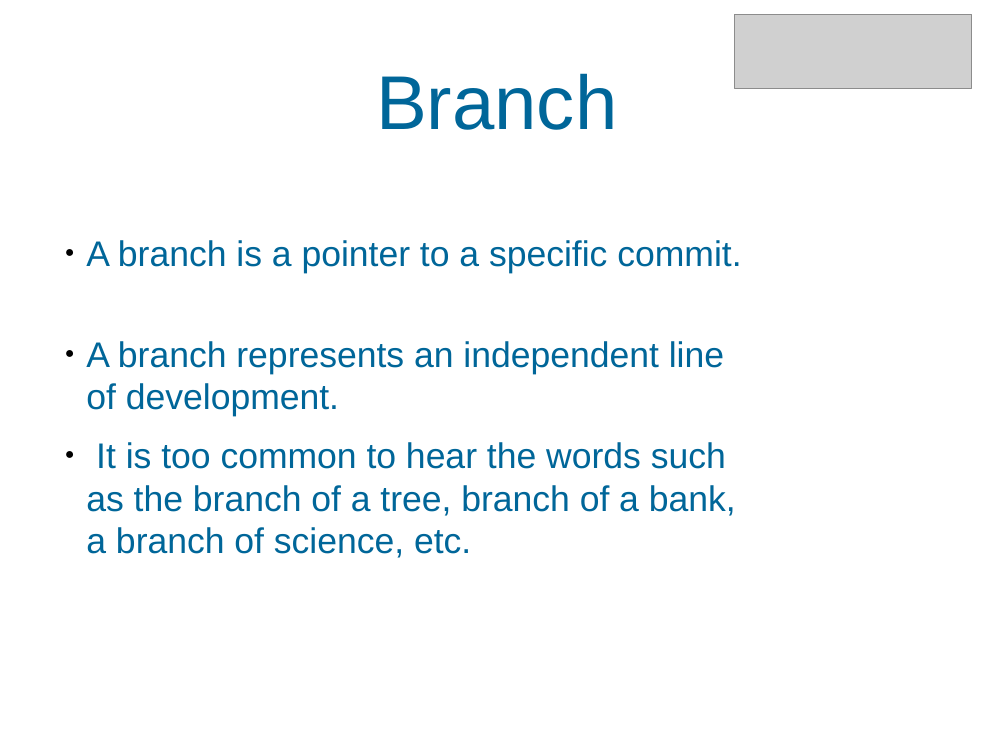
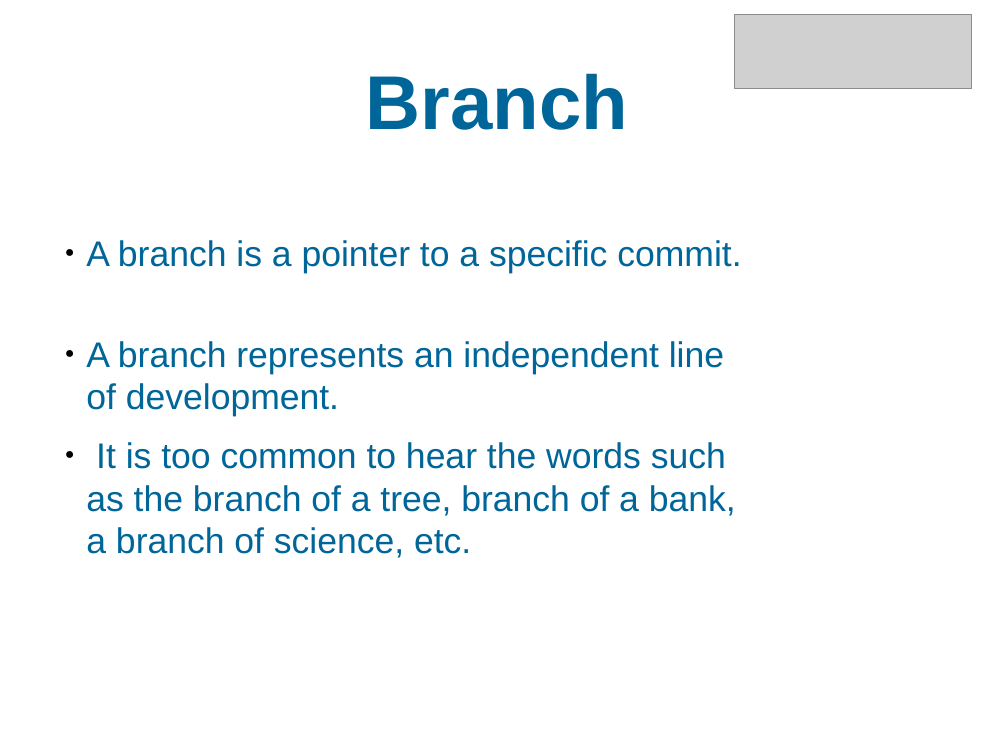
Before and after one commit to Aasifali1/git-assignment, a slide deck: slide 2 of GitAssignment.odp (slide 1 before the commit). Drawn at 1008x756 pixels with LibreOffice and Linux fonts; fonts in the diff are those of the drawing; grey boxes stand for pictures; background and template pictures are left out. Boxes give left, top, right and bottom in pixels: in the first picture for what was removed or moved away, otherwise in the second. Text is boxed around its words. In the diff, an @@ line names an element or a change of style, - is before the commit and + after.

```diff
--- a/GitAssignment.odp
+++ b/GitAssignment.odp
@@ title "Branch" at box(366, 73, 628, 130): bold on @@
```
Also in this commit, not shown: 1 slide added, 1 other file.
